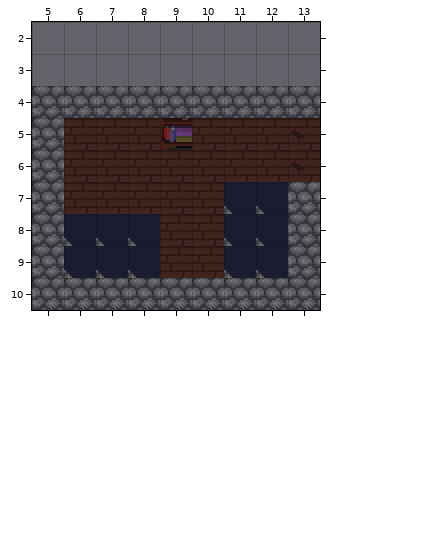
An edit to a level. Tiled map, game/assets/tiles/bedroom.tmx. This is how it looked before the edit.
Cells are 16x16 px. Shown: x 5..13, y 2..10.
After the commit:
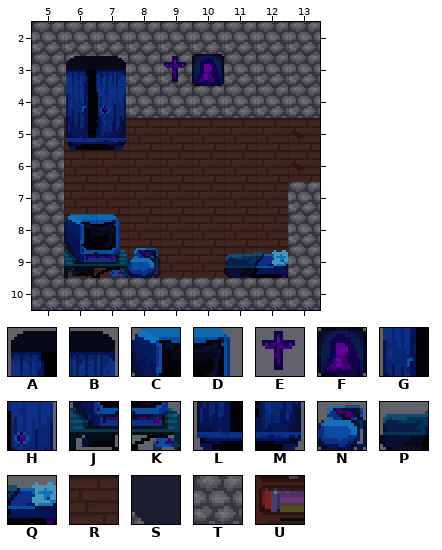
Key: from "bedroom_tileset": A 14, B 15, C 19, D 20, E 23, F 24, G 27, H 28, J 32, K 33, L 40, M 41, N 43, P 49, Q 50; from "tileset": R 0, S 5, T 10, U 78.
_ is an empty cell.
Tiles of an added or newly shown layer are drawn over the layers below it.
Changes in this commit:
Layer "Tile Layer 1":
y 2..3: x 5..13 _________ -> TTTTTTTTT
y 5: x 9 U -> R
y 7: x 11..12 SS -> RR
y 8..9: x 6..8 SSS -> RRR; x 11..12 SS -> RR
Layer "Tile Layer 2" (added):
y 3: x 6..7 __ -> AB; x 9..10 __ -> EF
y 4: x 6..7 __ -> GH
y 5: x 6..7 __ -> LM
y 8: x 6..7 __ -> CD
y 9: x 6..8 ___ -> JKN; x 11..12 __ -> PQ
Boxes around the changes in both pictures, in picture pixels (x1, y1, x2, y2):
changed: (32, 22, 320, 150)
changed: (224, 182, 288, 278)
changed: (64, 214, 160, 278)
